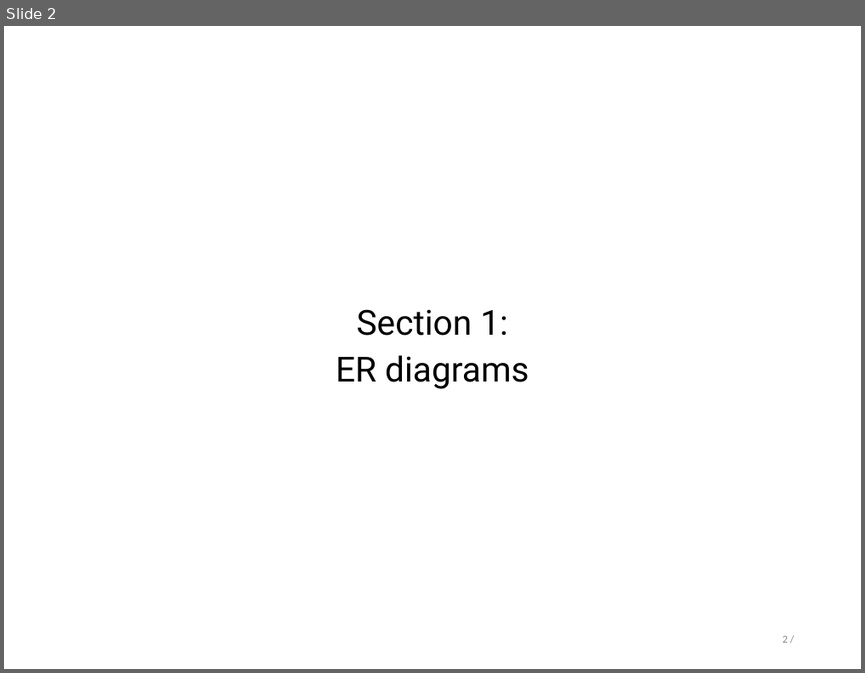
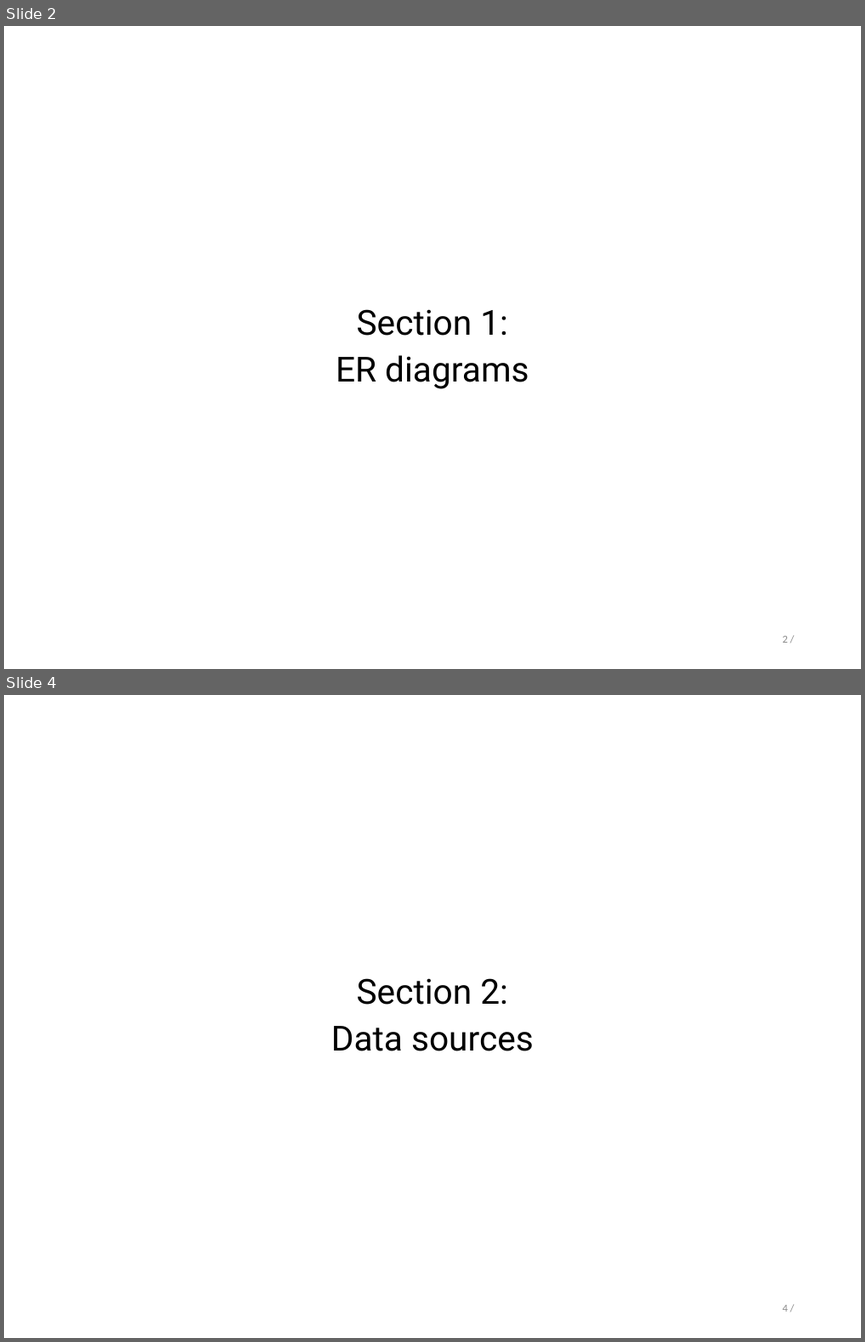
Before and after one commit to stepan-o/thesis, a slide deck: presentations/rdbms_design.pptx. Shown one above the other, each under a label of ours: slide 2 before the commit, slides 2 and 4 after it; the slides between them are not shown. The pictures are 865x673 and 865x1342 pixels, drawn with LibreOffice and Linux fonts; fonts in the diff are those of the drawing. Boxes give left, top, right and bottom in pixels: in the first picture for what was removed or moved away, otherwise in the second. Text is boxed around its words. In the diff, an @@ line names an element or a change of style, - is before the commit and + after.

```diff
--- a/presentations/rdbms_design.pptx
+++ b/presentations/rdbms_design.pptx
@@ slide 4 added at (x1=4, y1=695, x2=861, y2=1338), background #FFFFFF @@
@@ subtitle added at (x1=331, y1=978, x2=534, y2=1051), 32 pt, text #000000 @@
+Section 2:
+Data sources
@@ page number added at (x1=783, y1=1304, x2=788, y2=1311), 9.9 pt, text #8C8C8C @@
+4 /
```
Also in this commit, not shown: 1 slide changed, 2 other slides added.
